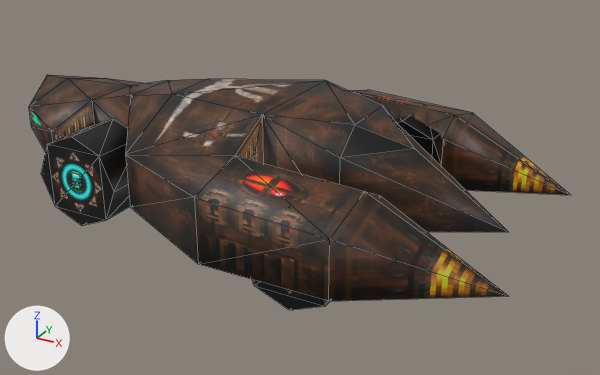
The glTF model Models/Cars/Scorp.glb as it was, and as the next commit left it.
The view is the same before and after, from a 50 mm lens placed at (5.55, -8.67, 4.23), pointed at (0.75, 0.06, -0.13). Arrows for +X, +Y and +Z are at lower left; the lights stay in place. The picture after the commit comes second. Mesh edges are drawn as thin lines.

Names of what the first picture shows: 'ChassisFL0', 'WheelFL', 'WheelFR', 'WheelRR'.
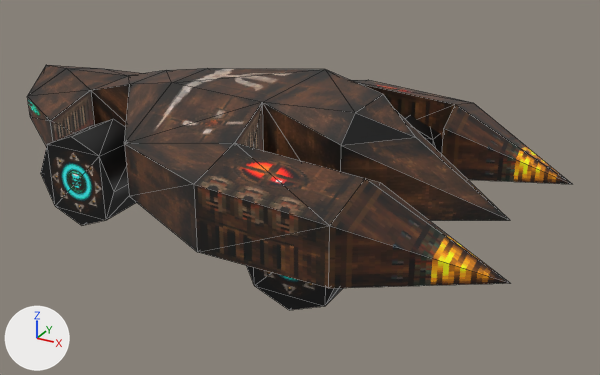
The newer file is also turned or shifted as a whole; pictures and numbers use the older file's frame.

What differs and where, as boxes [x1, y1, x2, y2] in the pictures (600 x 375 px):
```json
{"object": "ChassisSR0", "change": "added", "after": [27, 65, 572, 288], "on screen": "brown", "faces in mat_scorp0_g (picture img_scorp0)": [27, 65, 572, 288], "faces in mat_scorp1_r_g (picture img_scorp1)": [124, 83, 262, 144], "faces in mat_scorp1_g (picture img_scorp1)": [50, 68, 325, 150], "faces in mat_000000_r_g (black #000000)": [341, 113, 414, 145]}
{"object": "ChassisFL0", "change": "deleted", "before": [29, 75, 570, 301], "faces in mat_scorp0_g (picture img_scorp0)": [29, 75, 570, 301], "faces in mat_scorp1_r_g (picture img_scorp1)": [126, 94, 262, 155], "faces in mat_scorp1_g (picture img_scorp1)": [52, 79, 325, 163], "faces in mat_000000_r_g (black #000000)": [340, 113, 414, 158]}
```

The change, as JSON lines over the scene's bpy script:
```json
{"op": "add", "block": "me_chassissr0", "code": ["me_chassissr0 = bpy.data.meshes.new('ChassisSR0')", "me_chassissr0.from_pydata(...)  # 62 vertices, 110 faces; spans x -3.7..3.7, y -2.2..2.2, z -0.48..0.82", "# faces by material slot: [2, 86, 18, 4]", "me_chassissr0.materials.append(mat_000000_r_g)  # black #000000", "me_chassissr0.materials.append(mat_scorp0_g)  # picture img_scorp0", "me_chassissr0.materials.append(mat_scorp1_g)  # picture img_scorp1", "me_chassissr0.materials.append(mat_scorp1_r_g)  # picture img_scorp1"]}
{"op": "remove", "block": "ob_chassisfl0", "code": ["ob_chassisfl0 = bpy.data.objects.new('ChassisFL0', me_chassisfl0)", "ob_chassisfl0.location = (0.222, 0.0, 0.3)"]}
{"op": "add", "block": "ob_chassissr0", "code": ["ob_chassissr0 = bpy.data.objects.new('ChassisSR0', me_chassissr0)", "ob_chassissr0.location = (0.222, 0.0, 0.449)"]}
```
